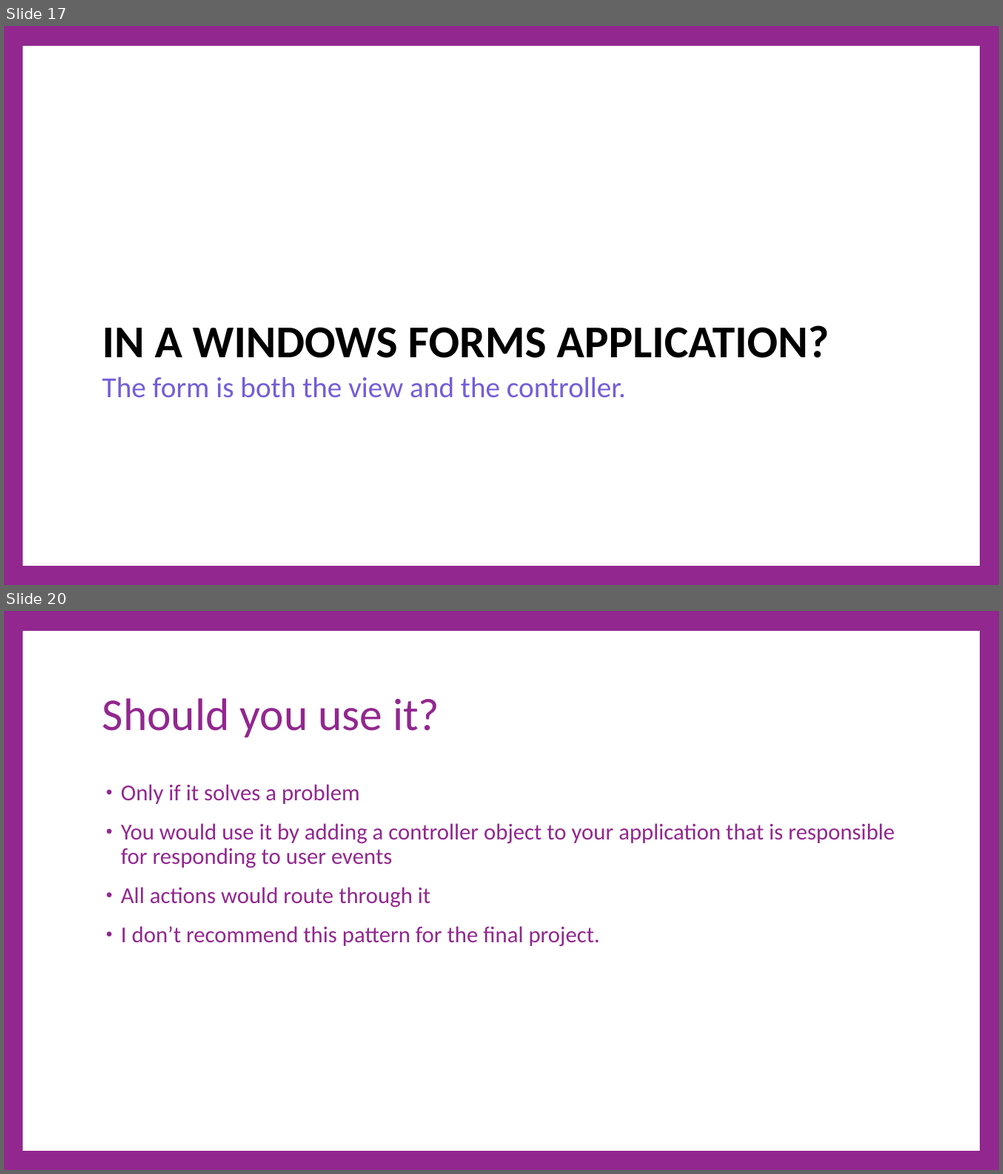
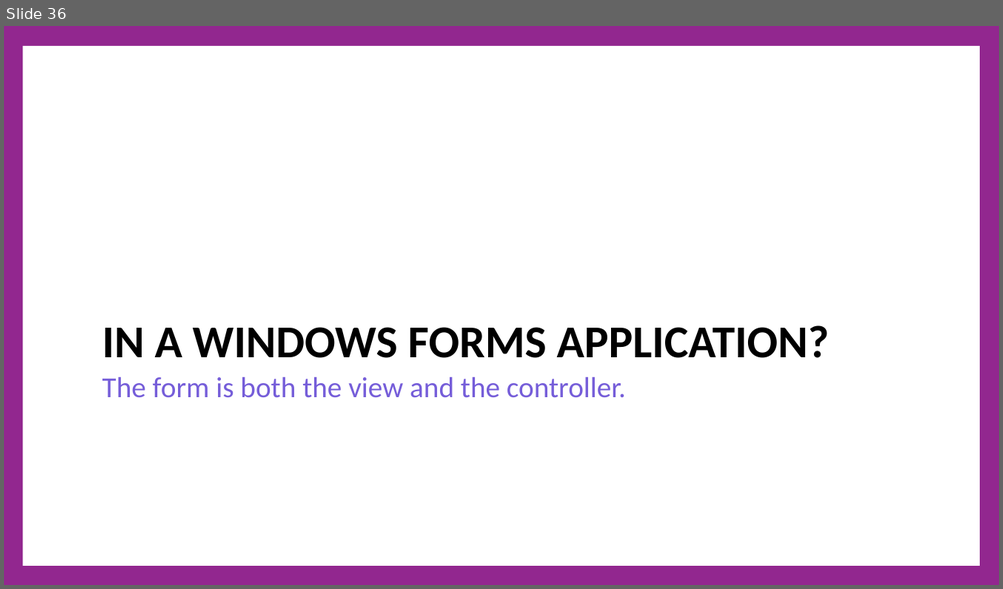
Before and after one commit to cdiggins/cs321, a slide deck: class-notes/cs321-winter-2023-lecture-19-architecture-2.pptx. Shown one above the other, each under a label of ours: slides 17 and 20 before the commit, slide 36 after it; the slides between them are not shown. The pictures are 1003x1174 and 1003x589 pixels, drawn with LibreOffice and Linux fonts; fonts in the diff are those of the drawing. Boxes give left, top, right and bottom in pixels: in the first picture for what was removed or moved away, otherwise in the second. Text is boxed around its words. In the diff, an @@ line names an element or a change of style, - is before the commit and + after.

```diff
--- a/class-notes/cs321-winter-2023-lecture-19-architecture-2.pptx
+++ b/class-notes/cs321-winter-2023-lecture-19-architecture-2.pptx
@@ slide 20 removed at <box>4,611,999,1170</box>, background #92278F; not listed: 1 template element that a slide beside it also shows @@
@@ title removed at <box>102,698,439,738</box> @@
-Should you use it?
@@ text removed at <box>121,784,894,947</box> @@
-• Only if it solves a problem
-• You would use it by adding a controller object to your application that is responsible for responding to user events
-• All actions would route through it
-• I don’t recommend this pattern for the final project.
@@ what was slide 17 is now slide 36 @@
```
Also in this commit, not shown: 6 slides changed, 29 slides added, 13 other slides removed, 12 other files.
